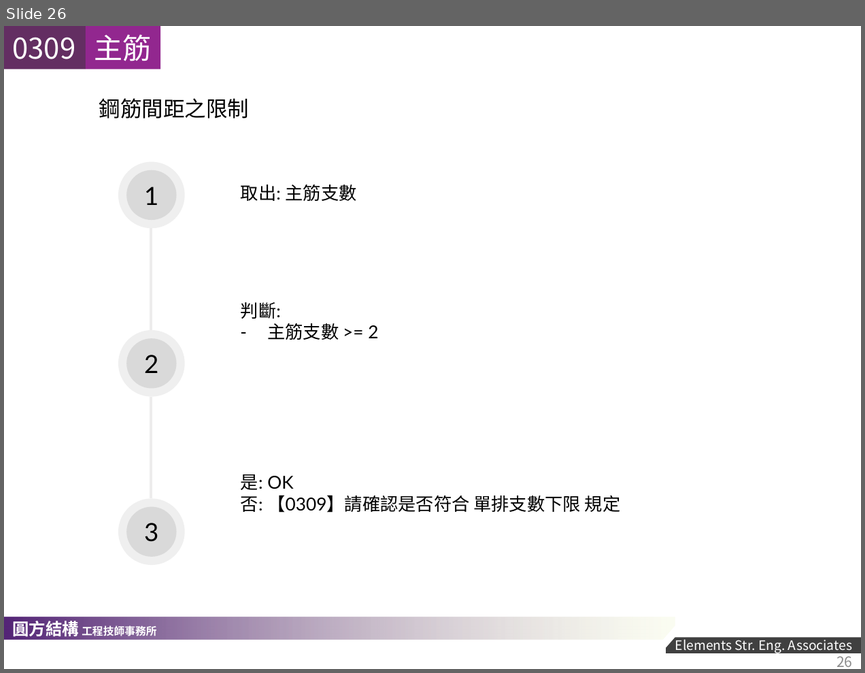
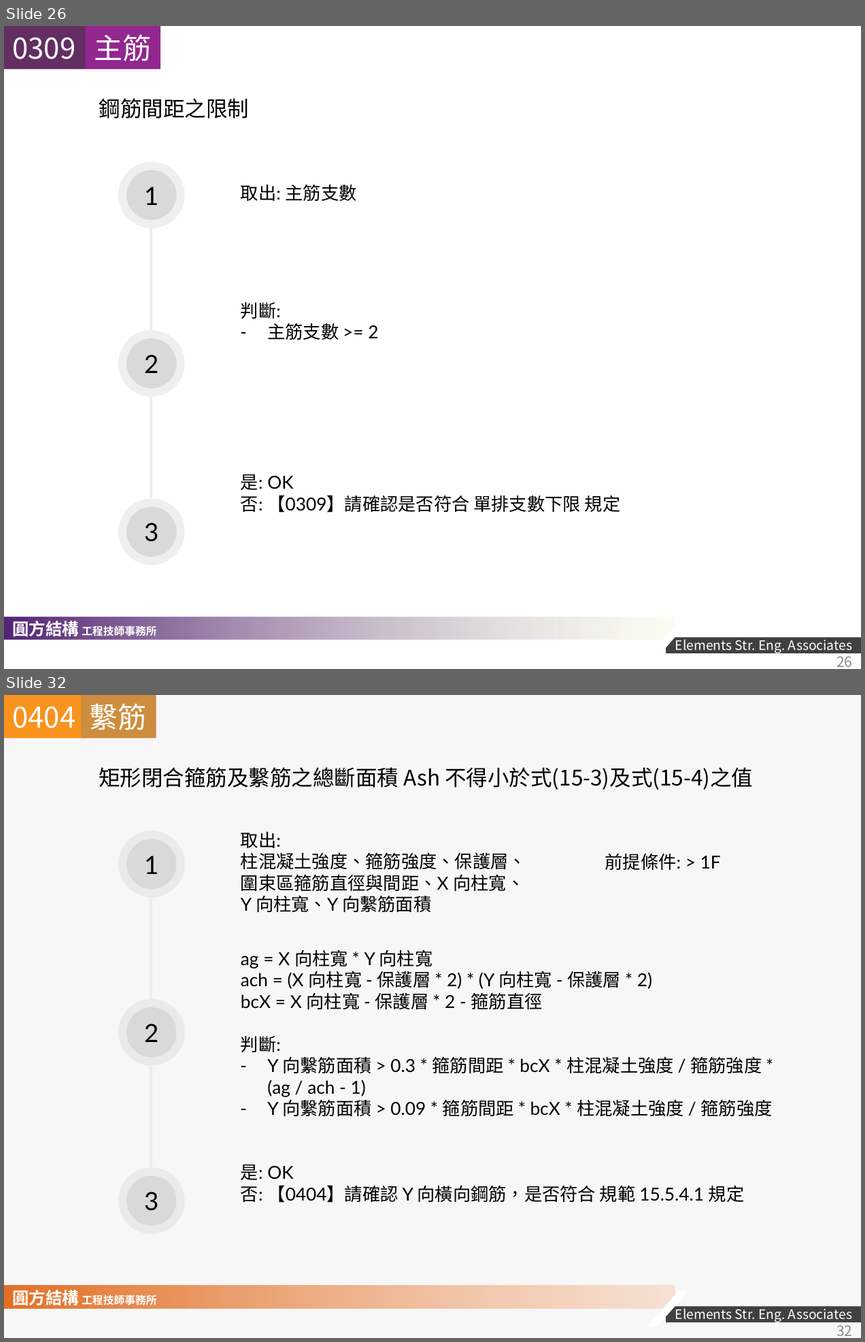
Before and after one commit to skyran1278/VbaProject, a slide deck: 20170524_RCScan/2018-1207 RC SCAN 說明文件.pptx. Shown one above the other, each under a label of ours: slide 26 before the commit, slides 26 and 32 after it; the slides between them are not shown. The pictures are 865x673 and 865x1342 pixels, drawn with LibreOffice and Linux fonts; fonts in the diff are those of the drawing; background and template pictures are left out. Boxes give left, top, right and bottom in pixels: in the first picture for what was removed or moved away, otherwise in the second. Text is boxed around its words. In the diff, an @@ line names an element or a change of style, - is before the commit and + after.

```diff
--- a/20170524_RCScan/2018-1207 RC SCAN 說明文件.pptx
+++ b/20170524_RCScan/2018-1207 RC SCAN 說明文件.pptx
@@ slide 32 added at [4, 695, 861, 1338], background #F7F7F7; not listed: 3 template elements that a slide beside it also shows @@
@@ rectangle added at [4, 695, 86, 738], fill #F8931D, 24 pt, text #FFFFFF @@
+0404
@@ rectangle added at [81, 695, 156, 738], fill #CE8D3E, 24 pt, text #FFFFFF @@
+繫筋
@@ text added at [99, 767, 753, 790], 18 pt, text #000000 @@
+矩形閉合箍筋及繫筋之總斷面積 Ash 不得小於式(15-3)及式(15-4)之值
@@ ellipse added at [118, 830, 184, 896], fill #D9D9D9 at 42% opacity, 21 pt, text #000000 @@
+1
@@ text added at [241, 832, 526, 912], 15 pt, text #000000 @@
+取出:
+柱混凝土強度、箍筋強度、保護層、圍束區箍筋直徑與間距、X 向柱寬、Y 向柱寬、Y 向繫筋面積
@@ ellipse added at [126, 839, 176, 889], fill #D9D9D9 @@
@@ text added at [605, 853, 721, 870], 15 pt, text #000000 @@
+前提條件: > 1F
@@ line added from (152, 897) to (152, 999), #EDECEC 2.25 pt @@
@@ text added at [241, 950, 772, 1116], 15 pt, text #000000 @@
+ag = X 向柱寬 * Y 向柱寬
+ach = (X 向柱寬 - 保護層 * 2) * (Y 向柱寬 - 保護層 * 2)
+bcX = X 向柱寬 - 保護層 * 2 - 箍筋直徑
+判斷:
+– Y 向繫筋面積 > 0.3 * 箍筋間距 * bcX * 柱混凝土強度 / 箍筋強度 * (ag / ach - 1)
+– Y 向繫筋面積 > 0.09 * 箍筋間距 * bcX * 柱混凝土強度 / 箍筋強度
@@ ellipse added at [118, 999, 184, 1065], fill #D9D9D9 at 42% opacity, 21 pt, text #000000 @@
+2
@@ ellipse added at [126, 1007, 176, 1057], fill #D9D9D9 @@
@@ line added from (152, 1065) to (152, 1167), #EDECEC 2.25 pt @@
@@ ellipse added at [118, 1167, 184, 1233], fill #D9D9D9 at 42% opacity, 21 pt, text #000000 @@
+3
@@ ellipse added at [126, 1176, 176, 1225], fill #D9D9D9 @@
@@ text added at [241, 1164, 744, 1202], 15 pt, text #000000 @@
+是: OK
+否: 【0404】請確認 Y 向橫向鋼筋，是否符合 規範 15.5.4.1 規定
@@ rectangle added at [4, 1285, 675, 1308], fill gradient #E27026 to #F6D4BE @@
@@ page number added at [836, 1321, 852, 1336], 12 pt, text #8C8C8C @@
+32
```
Also in this commit, not shown: 2 slides changed, 5 other slides added, 3 slides removed, 3 other files.
